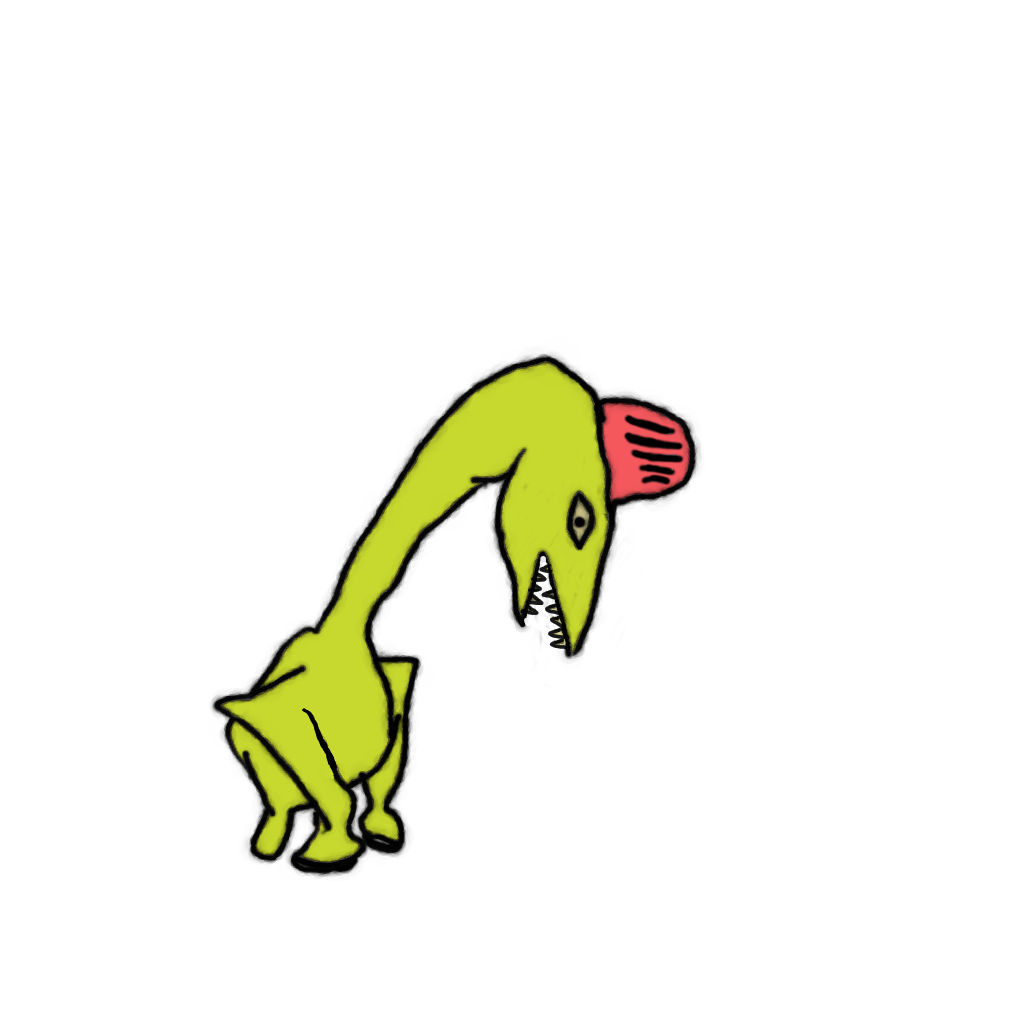
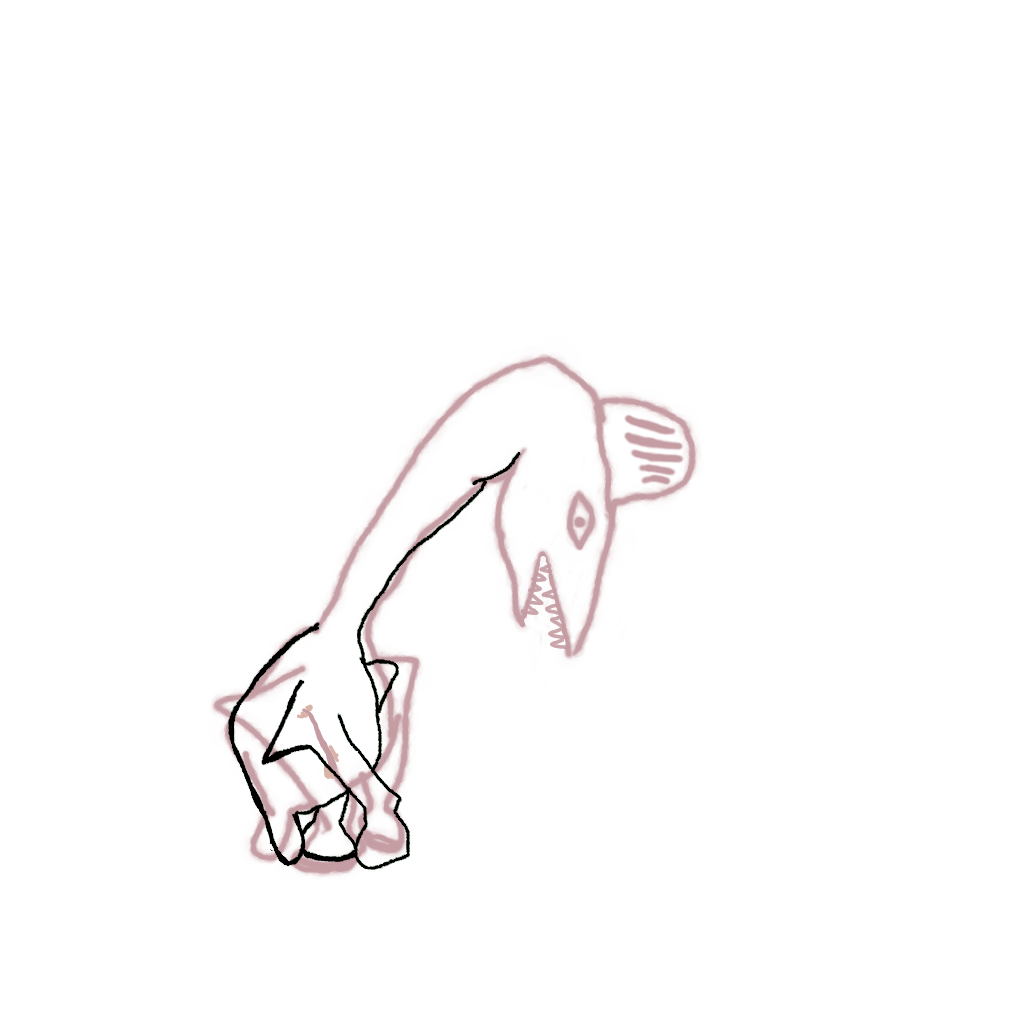
Layers edited between the first and the second 1024 x 1024 image:
painted on "lineart 2" over left=209, top=346, right=704, bottom=881
hid "Paint Layer 13", painted on it over left=209, top=346, right=704, bottom=881
hid "Paint Layer 7" over left=512, top=448, right=704, bottom=576
hid "Paint Layer 6" over left=576, top=384, right=704, bottom=512
hid "Paint Layer 8" over left=512, top=512, right=576, bottom=687
hid "Paint Layer 5", painted on it over left=209, top=346, right=640, bottom=881
